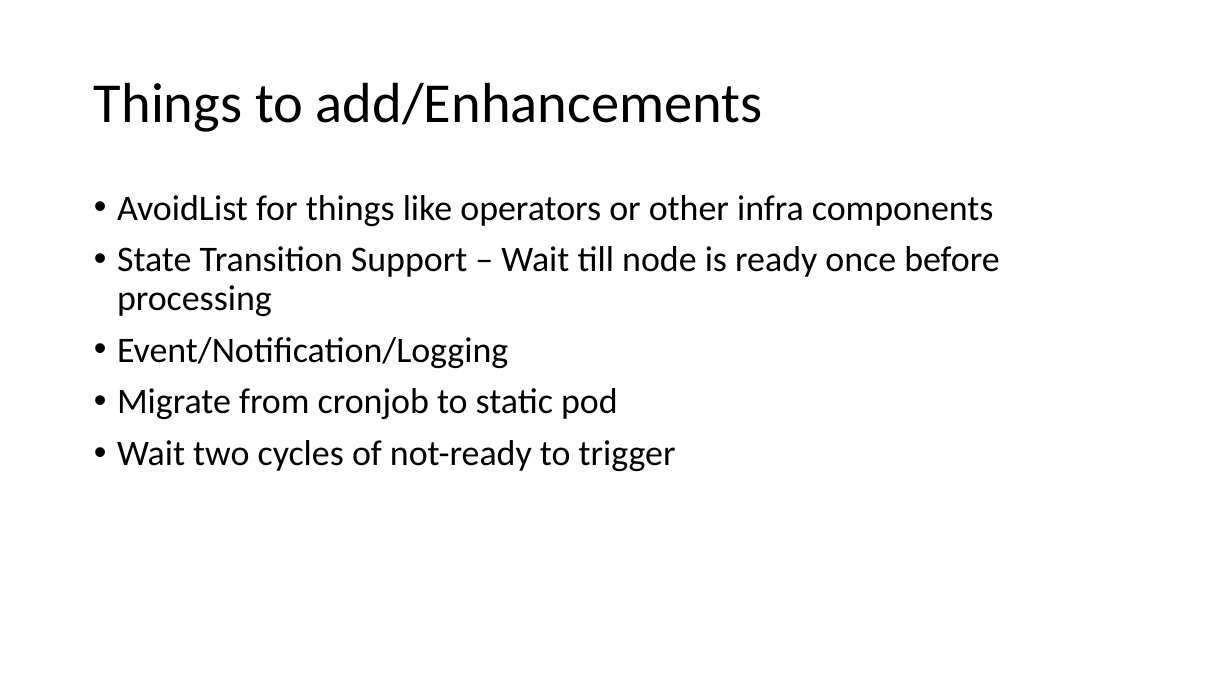
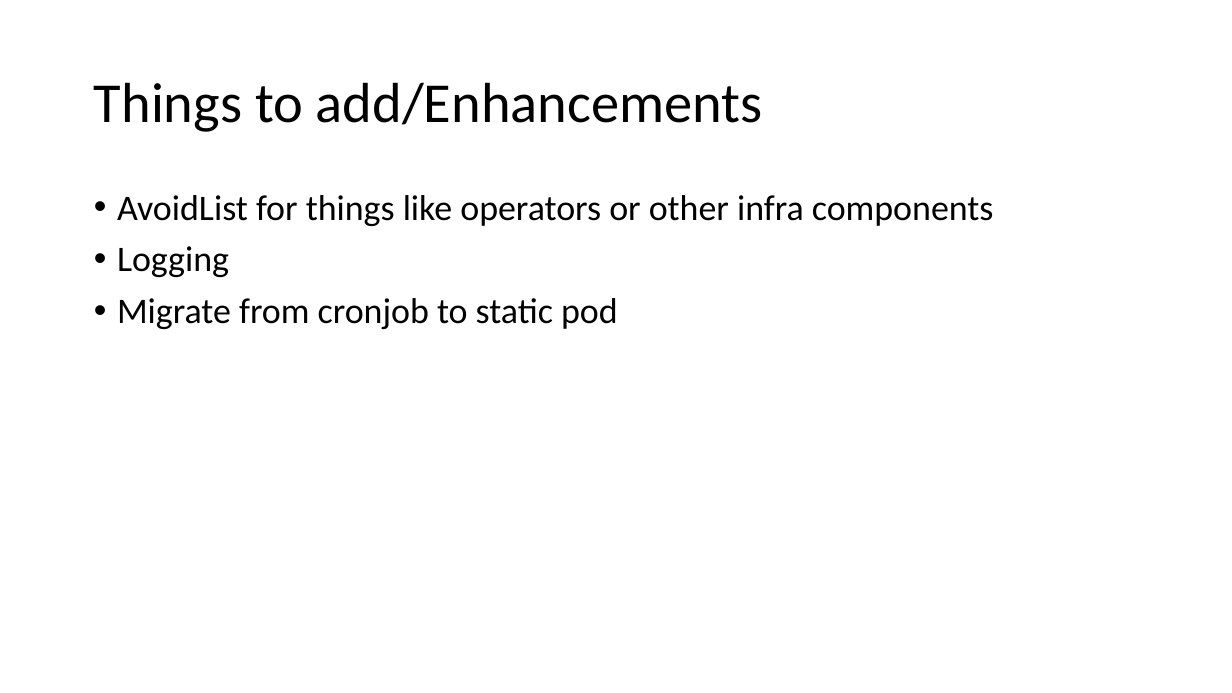
Before and after one commit to RHsyseng/podsupervisor, a slide deck: slide 7 of doc/podsupervisor.pptx. Drawn at 1232x693 pixels with LibreOffice and Linux fonts; fonts in the diff are those of the drawing. Boxes give left, top, right and bottom in pixels: in the first picture for what was removed or moved away, otherwise in the second. Text is boxed around its words. In the diff, an @@ line names an element or a change of style, - is before the commit and + after.

```diff
--- a/doc/podsupervisor.pptx
+++ b/doc/podsupervisor.pptx
@@ text at [117, 246, 229, 277]: text changed @@
-• State Transition Support – Wait till node is ready once before processing
-• Event/Notification/Logging
+• Logging
@@ text at [117, 440, 676, 471]: paragraph removed @@
-• Wait two cycles of not-ready to trigger
```
Also in this commit, not shown: 1 other slide changed, 3 other files.
